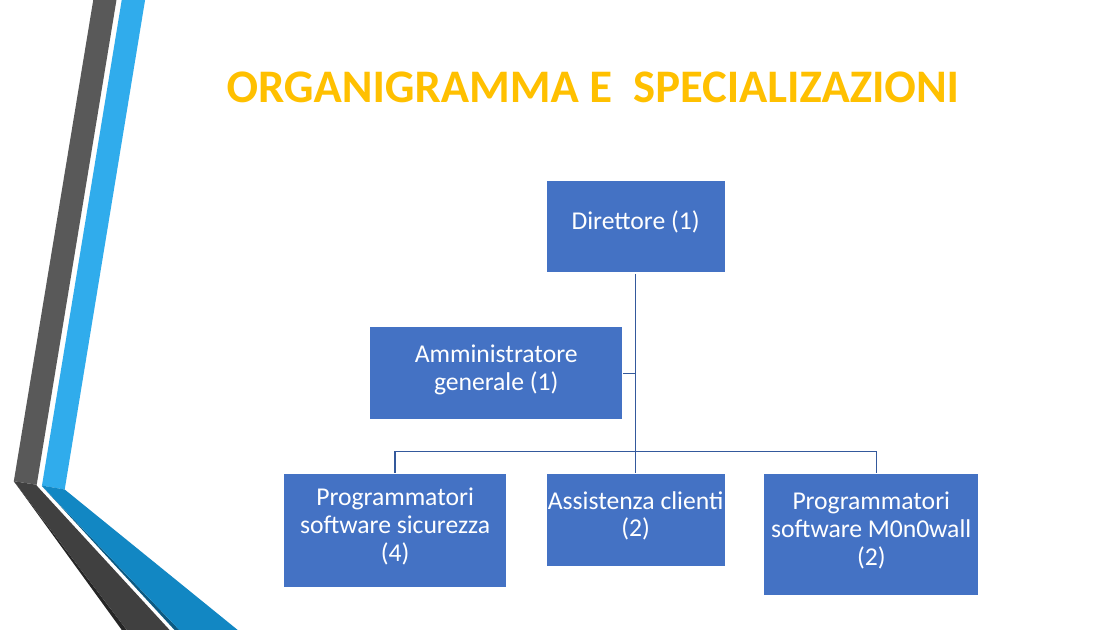
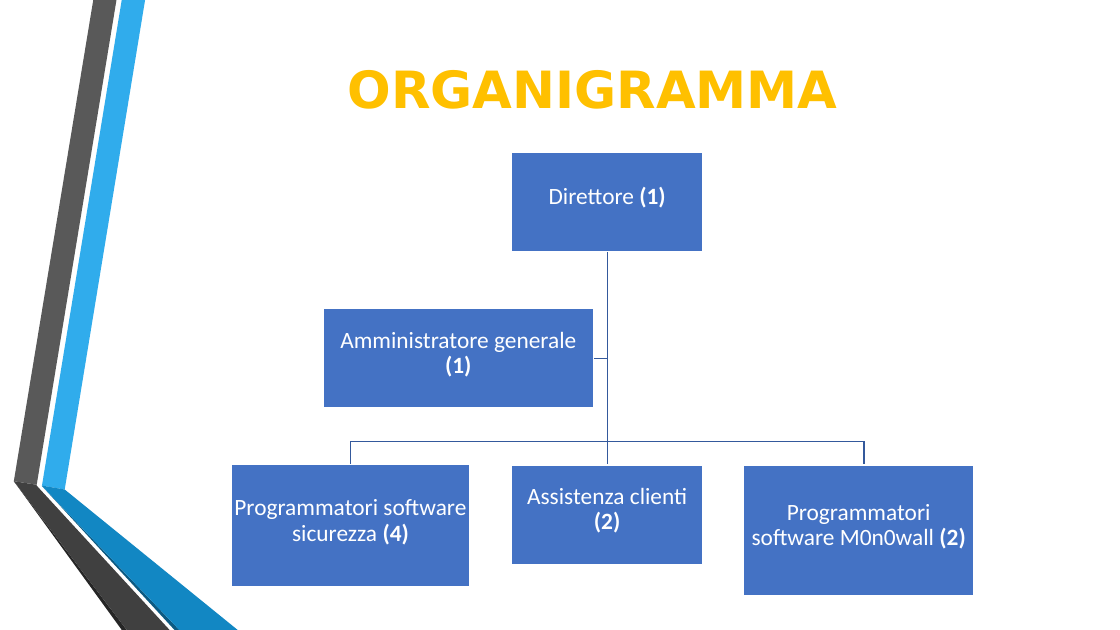
Before and after one commit to Lince99/GPOI, a slide deck: slide 4 of m0n0wall/Presentazione_M0n0wall.odp (slide 5 before the commit). Drawn at 1120x630 pixels with LibreOffice and Linux fonts; fonts in the diff are those of the drawing. Boxes give left, top, right and bottom in pixels: in the first picture for what was removed or moved away, otherwise in the second. Text is boxed around its words. In the diff, an @@ line names an element or a change of style, - is before the commit and + after.

Commit message:
Fix odp content and format

```diff
--- a/m0n0wall/Presentazione_M0n0wall.odp
+++ b/m0n0wall/Presentazione_M0n0wall.odp
@@ title at (348, 70, 838, 109): text changed; size 40 to 44 pt; font Calibri to DejaVu Sans @@
-ORGANIGRAMMA E SPECIALIZAZIONI
+ORGANIGRAMMA
@@ freeform shape "Direttore (1)" at (512, 152, 703, 251): size 22 to 20 pt; bold on in "(1)" @@
@@ freeform shape "Direttore (1)": place and size @@
-freeform shape "Direttore (1)" at (546, 180, 726, 273)
+freeform shape "Direttore (1)" at (512, 152, 703, 251)
@@ freeform shape: place and size @@
-freeform shape at (395, 273, 636, 473)
+freeform shape at (350, 251, 607, 465)
@@ freeform shape: place and size @@
-freeform shape at (623, 273, 636, 373)
+freeform shape at (594, 251, 607, 358)
@@ freeform shape: place and size @@
-freeform shape at (631, 273, 641, 473)
+freeform shape at (602, 251, 613, 465)
@@ freeform shape: place and size @@
-freeform shape at (636, 273, 876, 473)
+freeform shape at (607, 251, 865, 465)
@@ freeform shape "Amministratore generale (1)": place and size @@
-freeform shape "Amministratore generale (1)" at (370, 327, 623, 420)
+freeform shape "Amministratore generale (1)" at (323, 308, 594, 408)
@@ freeform shape "Amministratore generale (1)" at (323, 308, 594, 408): size 22 to 20 pt; bold on in "(1)" @@
@@ freeform shape "Programmatori software sicurezza (4)": place and size @@
-freeform shape "Programmatori software sicurezza (4)" at (284, 473, 507, 587)
+freeform shape "Programmatori software sicurezza (4)" at (232, 465, 470, 587)
@@ freeform shape "Programmatori software sicurezza (4)" at (232, 465, 470, 587): size 22 to 20 pt; bold on in "(4)" @@
@@ freeform shape "Assistenza clienti (2)" at (512, 465, 703, 565): size 22 to 20 pt; bold on in "(2)" @@
@@ freeform shape "Assistenza clienti (2)": place and size @@
-freeform shape "Assistenza clienti (2)" at (546, 473, 726, 566)
+freeform shape "Assistenza clienti (2)" at (512, 465, 703, 565)
@@ freeform shape "Programmatori software M0n0wall (2)": place and size @@
-freeform shape "Programmatori software M0n0wall (2)" at (764, 473, 979, 595)
+freeform shape "Programmatori software M0n0wall (2)" at (744, 465, 974, 596)
@@ freeform shape "Programmatori software M0n0wall (2)" at (744, 465, 974, 596): size 22 to 20 pt; bold on in "(2)" @@
```
Also in this commit, not shown: 7 other slides changed.
